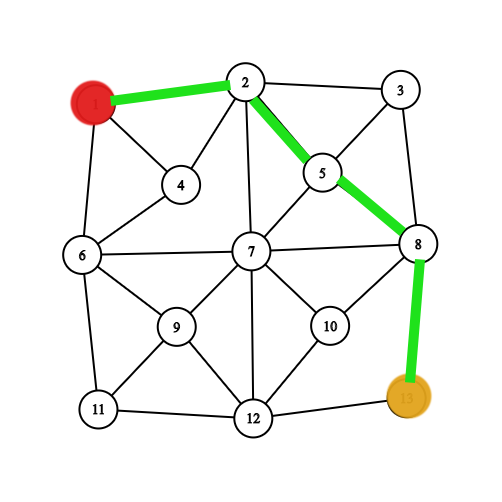
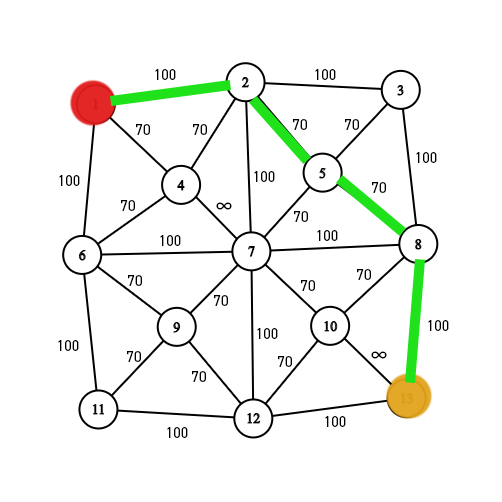
Revision of a layered 502 x 502 image; what changed, layer by layer:
added layer "100 copy 11" above "Shape 6" over bbox(257, 328, 278, 339)
added layer "Shape 6" above "Shape 5" over bbox(343, 337, 392, 385)
added layer "Shape 5" above "70 copy 13" over bbox(195, 196, 238, 240)
added layer "70 copy 13" above "70 copy 12" over bbox(278, 356, 292, 367)
added layer "70 copy 12" above "70 copy 11" over bbox(357, 269, 371, 280)
added layer "70 copy 11" above "70 copy 10" over bbox(345, 119, 359, 130)
added layer "70 copy 10" above "70 copy 9" over bbox(372, 182, 386, 193)
added layer "70 copy 9" above "70 copy 8" over bbox(294, 211, 308, 222)
added layer "70 copy 8" above "70 copy 7" over bbox(293, 119, 307, 130)
added layer "70 copy 7" above "70 copy 6" over bbox(301, 280, 315, 291)
added layer "70 copy 6" above "70 copy 5" over bbox(214, 295, 228, 306)
added layer "70 copy 5" above "70 copy 4" over bbox(192, 371, 206, 382)
added layer "70 copy 4" above "70 copy 3" over bbox(127, 351, 141, 362)
added layer "100 copy 10" above "100 copy 9" over bbox(254, 171, 275, 182)
added layer "100 copy 9" above "100 copy 8" over bbox(160, 235, 181, 246)
added layer "100 copy 8" above "100 copy 7" over bbox(317, 230, 338, 241)
added layer "100 copy 7" above "100 copy 6" over bbox(325, 416, 346, 427)
added layer "100 copy 6" above "100 copy 5" over bbox(167, 427, 188, 438)
added layer "100 copy 5" above "100 copy 4" over bbox(428, 320, 449, 331)
added layer "100 copy 4" above "100 copy 3" over bbox(58, 340, 79, 351)
added layer "100 copy 3" above "100 copy 2" over bbox(59, 175, 80, 186)
added layer "100 copy 2" above "100 copy" over bbox(416, 152, 437, 163)
added layer "100 copy" above "100" over bbox(315, 69, 336, 80)
added layer "100" above "∞ copy" over bbox(155, 69, 176, 80)
…and 6 more changes (6 added)
